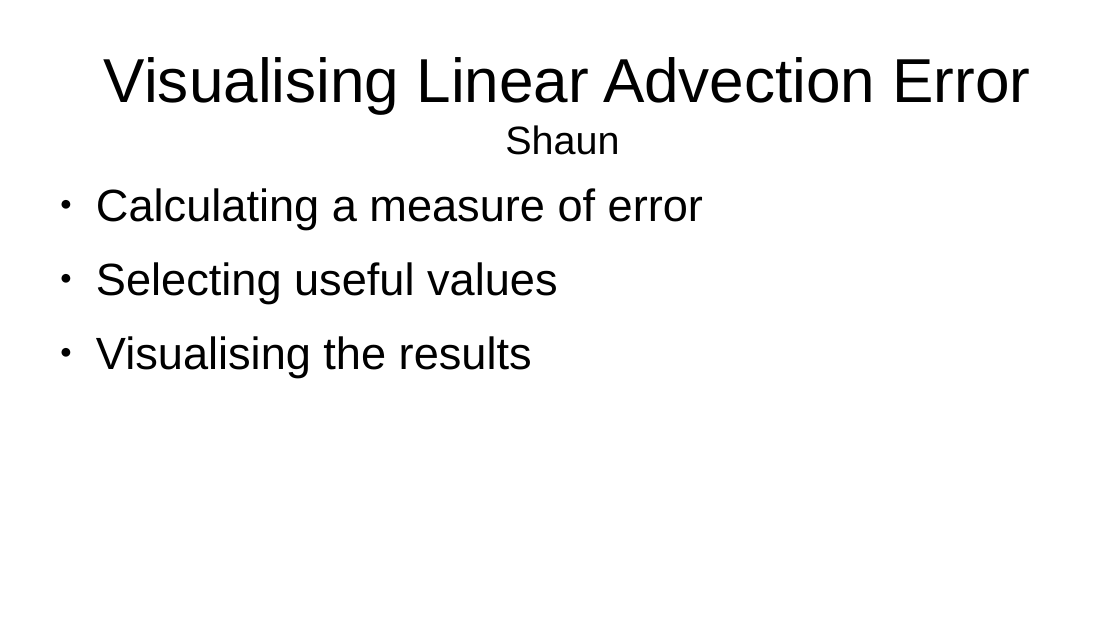
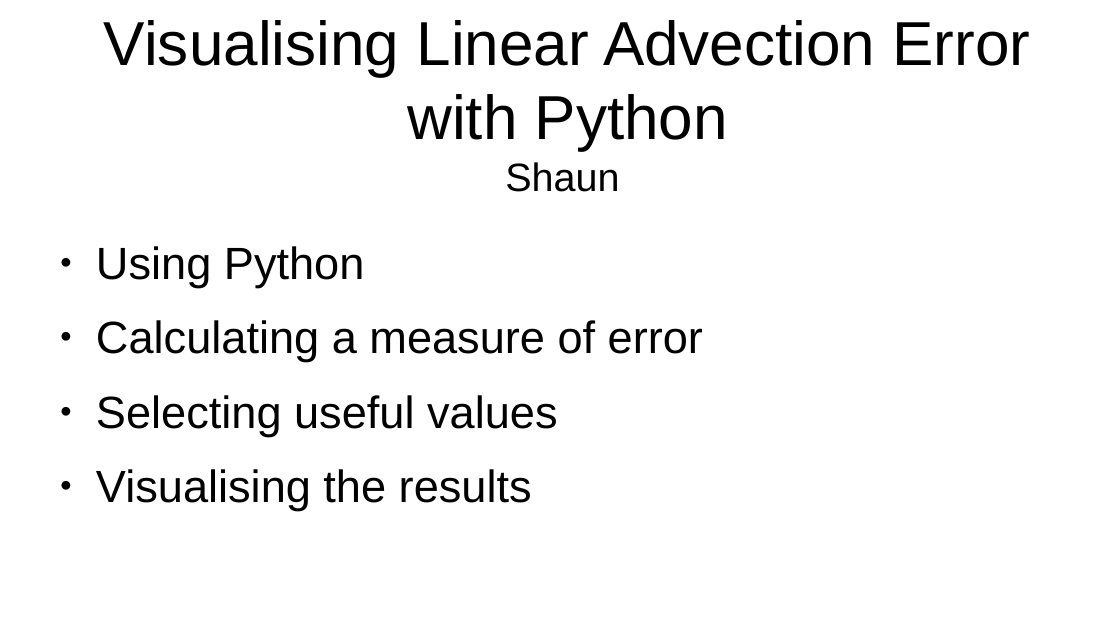
Before and after one commit to smd62/numerics, a slide deck: slide 1 of LinAdvecPresentation.odp. Drawn at 1120x630 pixels with LibreOffice and Linux fonts; fonts in the diff are those of the drawing. Boxes give left, top, right and bottom in pixels: in the first picture for what was removed or moved away, otherwise in the second. Text is boxed around its words. In the diff, an @@ line names an element or a change of style, - is before the commit and + after.

```diff
--- a/LinAdvecPresentation.odp
+++ b/LinAdvecPresentation.odp
@@ title at (104, 20, 1031, 192): text changed @@
-Visualising Linear Advection Error
-Shaun
+Visualising Linear Advection Error with Python
+Shaun
@@ text "Using Python": place and size @@
-text "Using Python" at (96, 188, 703, 378)
+text "Using Python" at (96, 246, 703, 510)
@@ text at (96, 246, 365, 288): paragraph added @@
+● Using Python
```
Also in this commit, not shown: 2 slides added, 5 other files.
